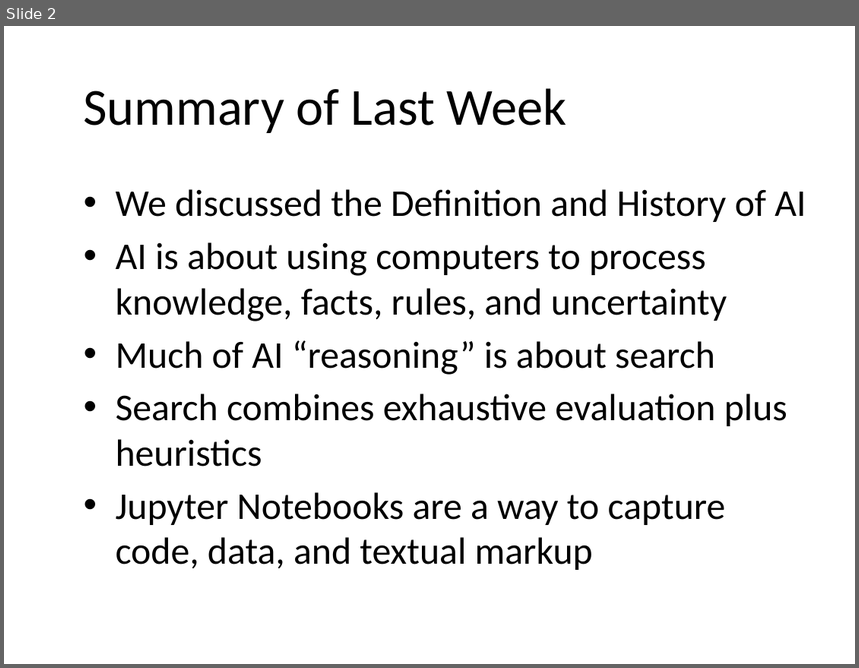
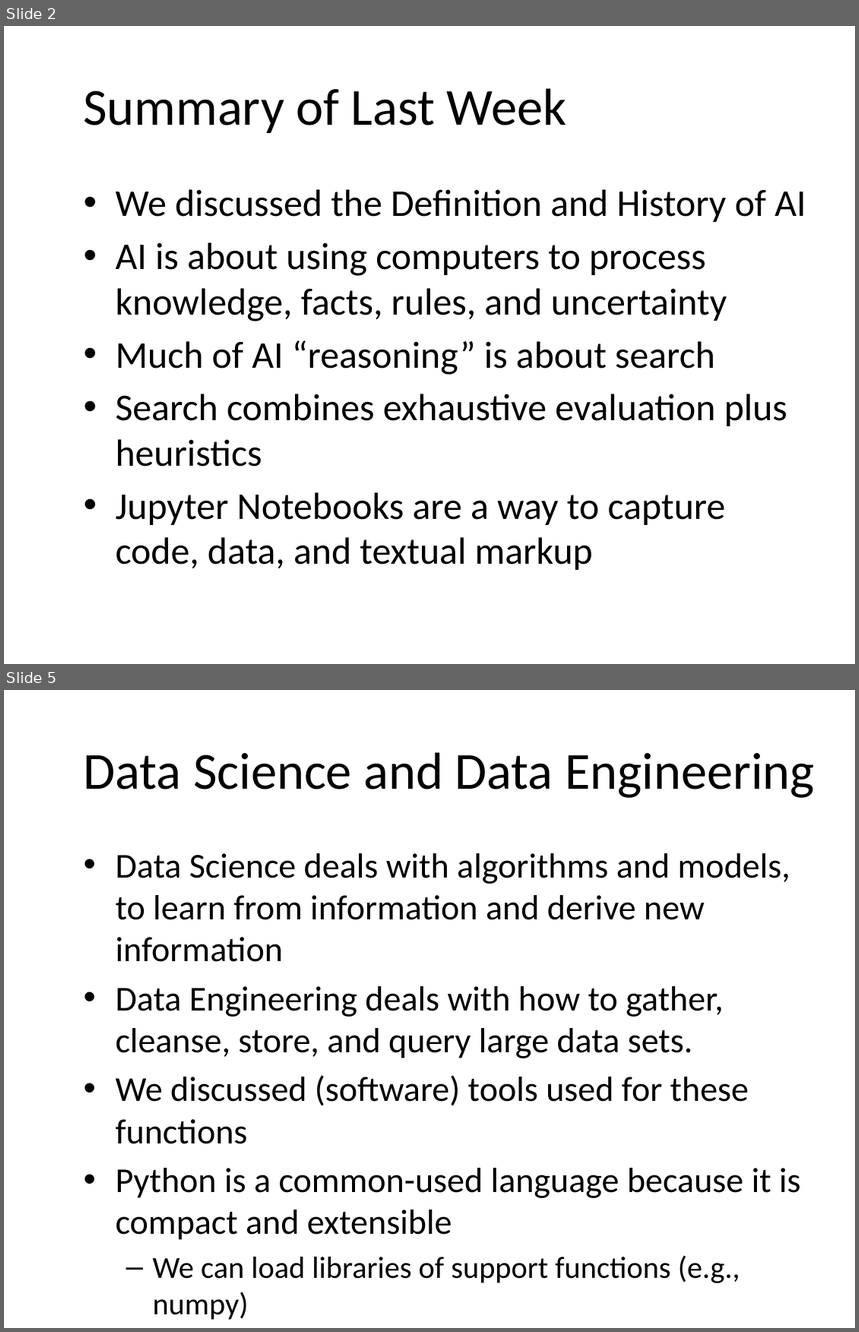
Before and after one commit to JeffRisberg/PythonNotebooksForAI, a slide deck: Documents/60-Introduction.pptx. Shown one above the other, each under a label of ours: slide 2 before the commit, slides 2 and 5 after it; the slides between them are not shown. The pictures are 859x668 and 859x1332 pixels, drawn with LibreOffice and Linux fonts; fonts in the diff are those of the drawing; background and template pictures are left out. Boxes give left, top, right and bottom in pixels: in the first picture for what was removed or moved away, otherwise in the second. Text is boxed around its words. In the diff, an @@ line names an element or a change of style, - is before the commit and + after.

```diff
--- a/Documents/60-Introduction.pptx
+++ b/Documents/60-Introduction.pptx
@@ slide 5 added at (4, 690, 855, 1328), background picture (left out) @@
@@ title added at (84, 752, 815, 798), 44 pt, text #000000 @@
+Data Science and Data Engineering
@@ text added at (116, 853, 801, 1284), 29.6 pt, text #000000 @@
+• Data Science deals with algorithms and models, to learn from information and derive new information
+• Data Engineering deals with how to gather, cleanse, store, and query large data sets.
+• We discussed (software) tools used for these functions
+• Python is a common-used language because it is compact and extensible
+  – We can load libraries of support functions (e.g., numpy)
```
Also in this commit, not shown: 1 slide changed, 13 other slides added, 2 other files.
